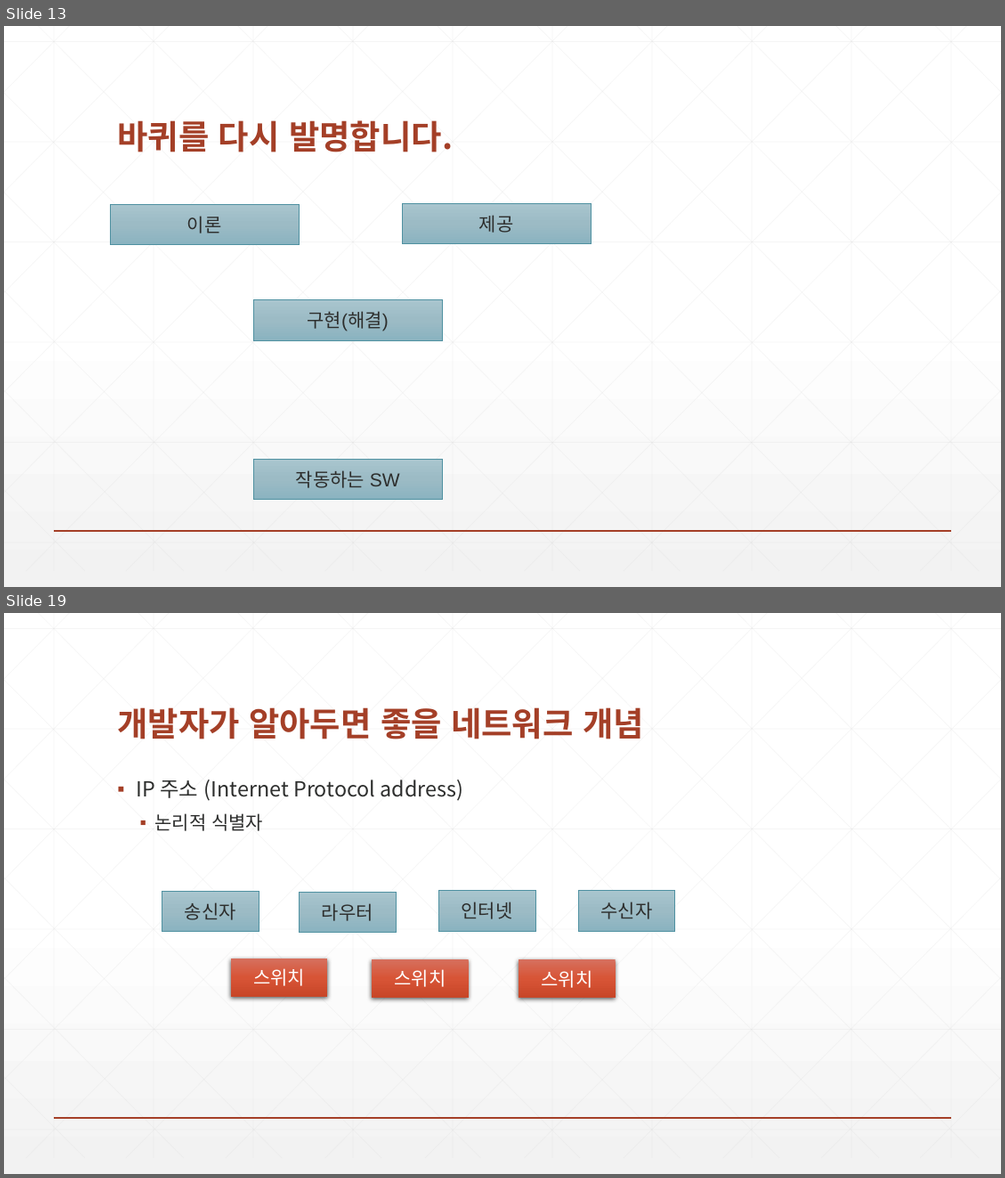
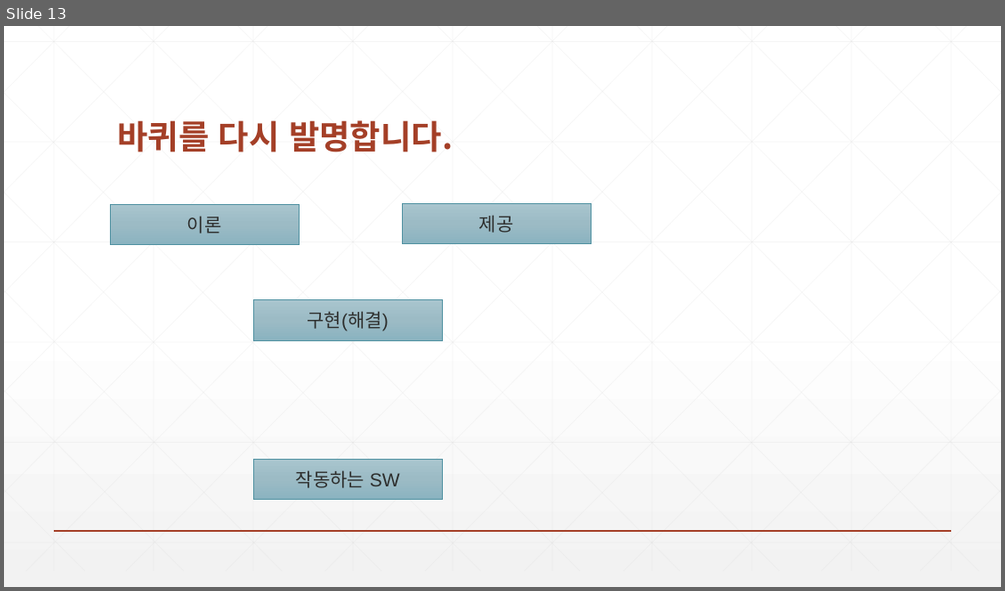
Before and after one commit to zeroshift01/code5, a slide deck: inflearn01/doc/교재.pptx. Shown one above the other, each under a label of ours: slides 13 and 19 before the commit, slide 13 after it; the slides between them are not shown. The pictures are 1005x1178 and 1005x591 pixels, drawn with LibreOffice and Linux fonts; fonts in the diff are those of the drawing. Boxes give left, top, right and bottom in pixels: in the first picture for what was removed or moved away, otherwise in the second. Text is boxed around its words. In the diff, an @@ line names an element or a change of style, - is before the commit and + after.

```diff
--- a/inflearn01/doc/교재.pptx
+++ b/inflearn01/doc/교재.pptx
@@ slide 19 removed at (4, 613, 1001, 1174), background gradient #FFFFFF to #F2F2F2; not listed: 47 template elements that a slide beside it also shows @@
@@ title removed at (117, 707, 644, 739) @@
-개발자가 알아두면 좋을 네트워크 개념
@@ text removed at (136, 779, 464, 831) @@
-▪ IP 주소 (Internet Protocol address)
-  ▪ 논리적 식별자
@@ rectangle removed at (162, 891, 259, 931) @@
-송신자
@@ rectangle removed at (299, 892, 396, 932) @@
-라우터
@@ rectangle removed at (438, 891, 535, 931) @@
-인터넷
@@ rectangle removed at (578, 891, 675, 931) @@
-수신자
@@ rectangle removed at (231, 958, 327, 997) @@
-스위치
@@ rectangle removed at (372, 959, 469, 997) @@
-스위치
@@ rectangle removed at (518, 960, 615, 998) @@
-스위치
```
Also in this commit, not shown: 7 other slides removed, 15 other files.
